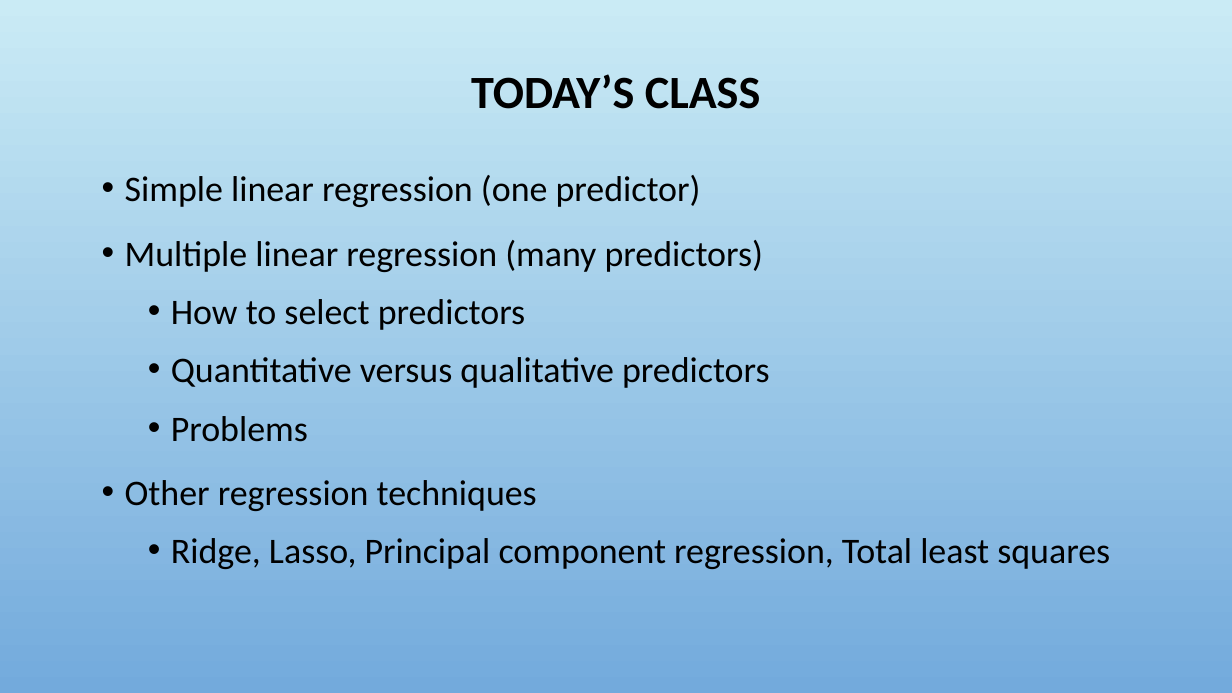
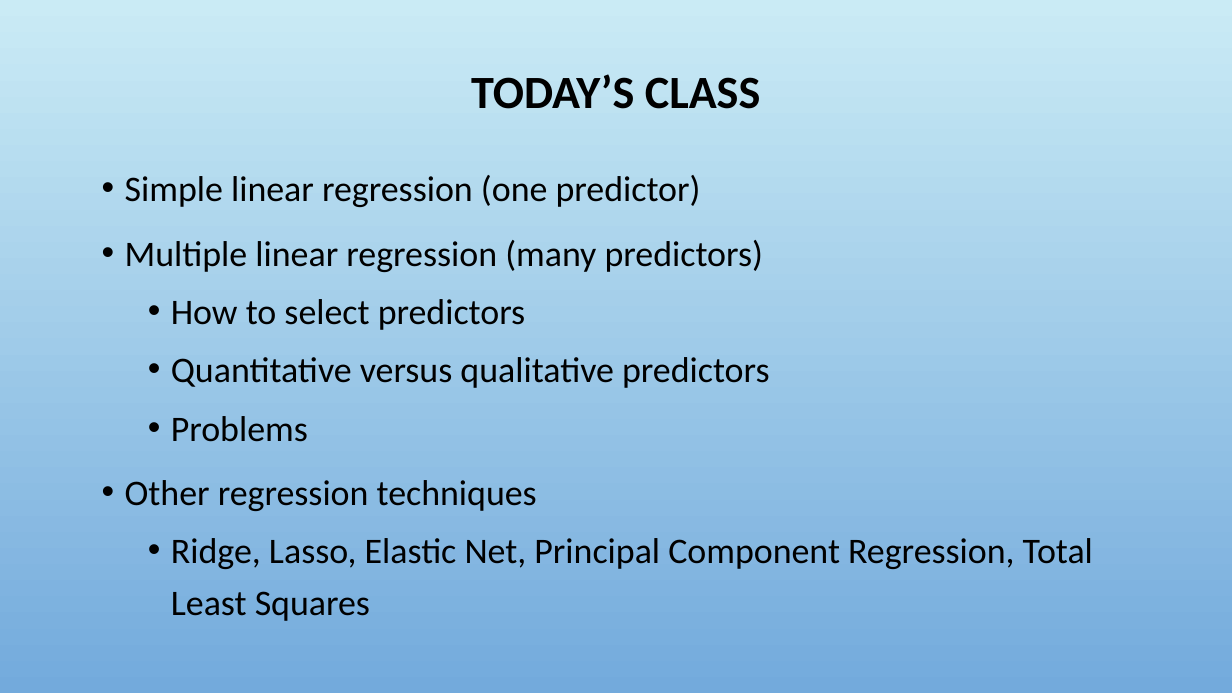
Before and after one commit to fredhutchio/intro-machine-learning, a slide deck: slide 4 of 3. Regression.pptx. Drawn at 1232x693 pixels with LibreOffice and Linux fonts; fonts in the diff are those of the drawing; background and template pictures are left out. Boxes give left, top, right and bottom in pixels: in the first picture for what was removed or moved away, otherwise in the second. Text is boxed around its words. In the diff, an @@ line names an element or a change of style, - is before the commit and + after.

```diff
--- a/3. Regression.pptx
+++ b/3. Regression.pptx
@@ text at [171, 538, 1093, 621]: text changed @@
-  • Ridge, Lasso, Principal component regression, Total least squares
+  • Ridge, Lasso, Elastic Net, Principal Component Regression, Total Least Squares
```
Also in this commit, not shown: 33 other slides changed, 2 slides added, 1 slide removed.
